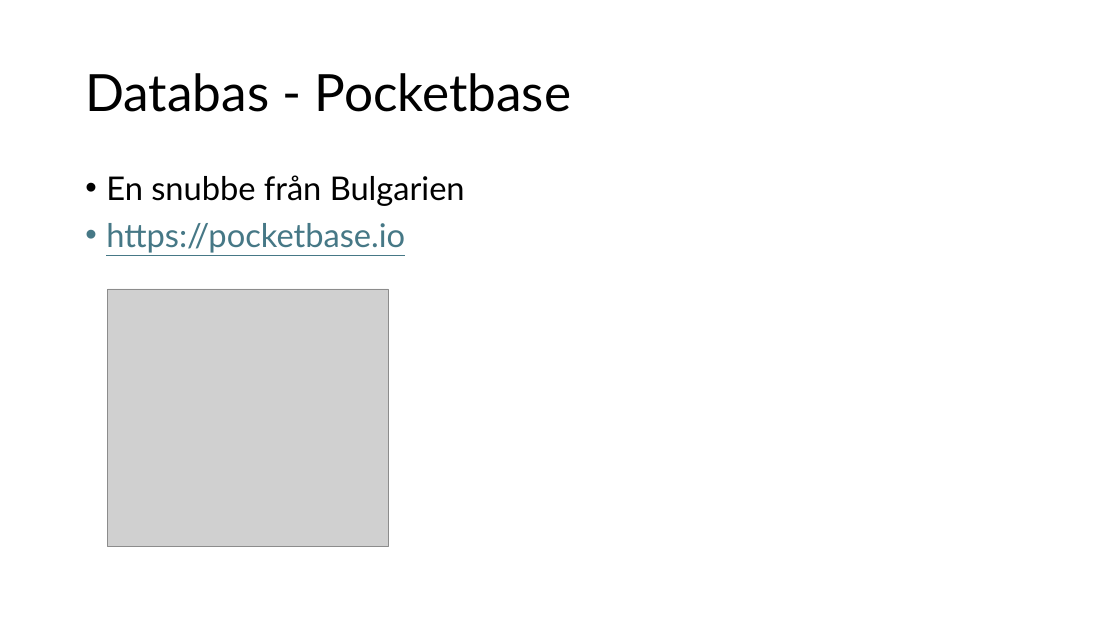
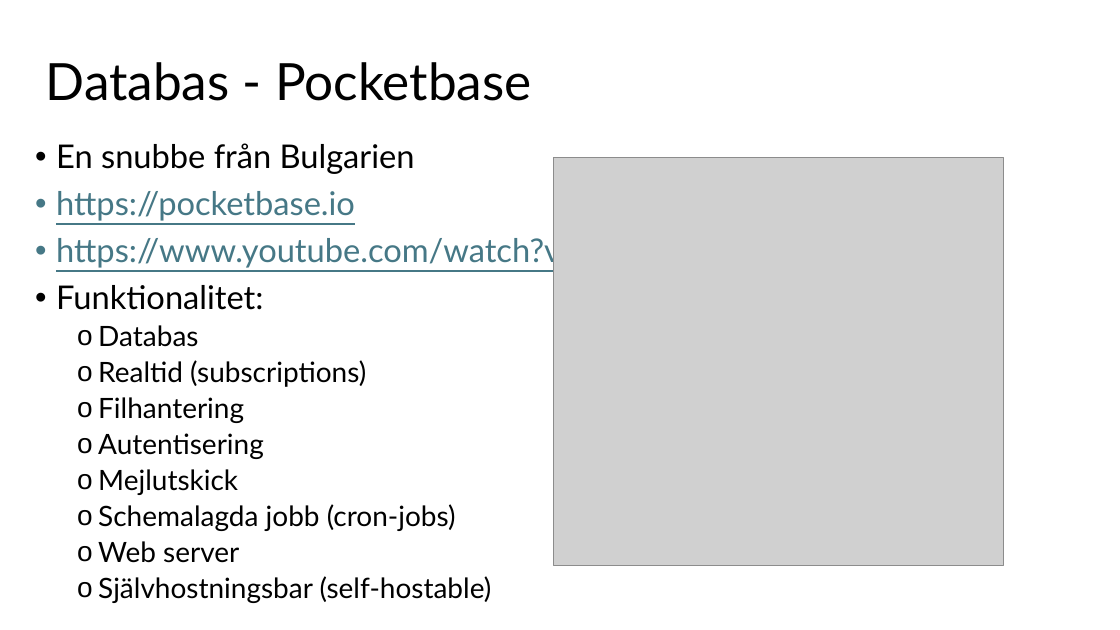
Before and after one commit to abbjetmus/pocketbase-flutter-kurs, a slide deck: slide 5 of Databaser och mobilapputveckling - sammanfattning.pptx. Drawn at 1120x630 pixels with LibreOffice and Linux fonts; fonts in the diff are those of the drawing; grey boxes stand for pictures. Boxes give left, top, right and bottom in pixels: in the first picture for what was removed or moved away, otherwise in the second. Text is boxed around its words. In the diff, an @@ line names an element or a change of style, - is before the commit and + after.

```diff
--- a/Databaser och mobilapputveckling - sammanfattning.pptx
+++ b/Databaser och mobilapputveckling - sammanfattning.pptx
@@ title "Databas - Pocketbase": place and size @@
-title "Databas - Pocketbase" at bbox=[85, 73, 572, 112]
+title "Databas - Pocketbase" at bbox=[46, 62, 532, 101]
@@ text "En snubbe från Bulgarien": place and size @@
-text "En snubbe från Bulgarien" at bbox=[106, 175, 465, 253]
+text "En snubbe från Bulgarien" at bbox=[56, 143, 796, 603]
@@ picture: place and size @@
-picture at bbox=[108, 289, 388, 547]
+picture at bbox=[553, 157, 1003, 565]
@@ text at bbox=[56, 233, 796, 603]: paragraphs added @@
+• https://www.youtube.com/watch?v=Wqy3PBEglXQ
+• Funktionalitet:
+  o Databas
+  o Realtid (subscriptions)
+  o Filhantering
+  o Autentisering
+  o Mejlutskick
+  o Schemalagda jobb (cron-jobs)
+  o Web server
+  o Självhostningsbar (self-hostable)
```
Also in this commit, not shown: 8 other slides changed, 1 other file.
